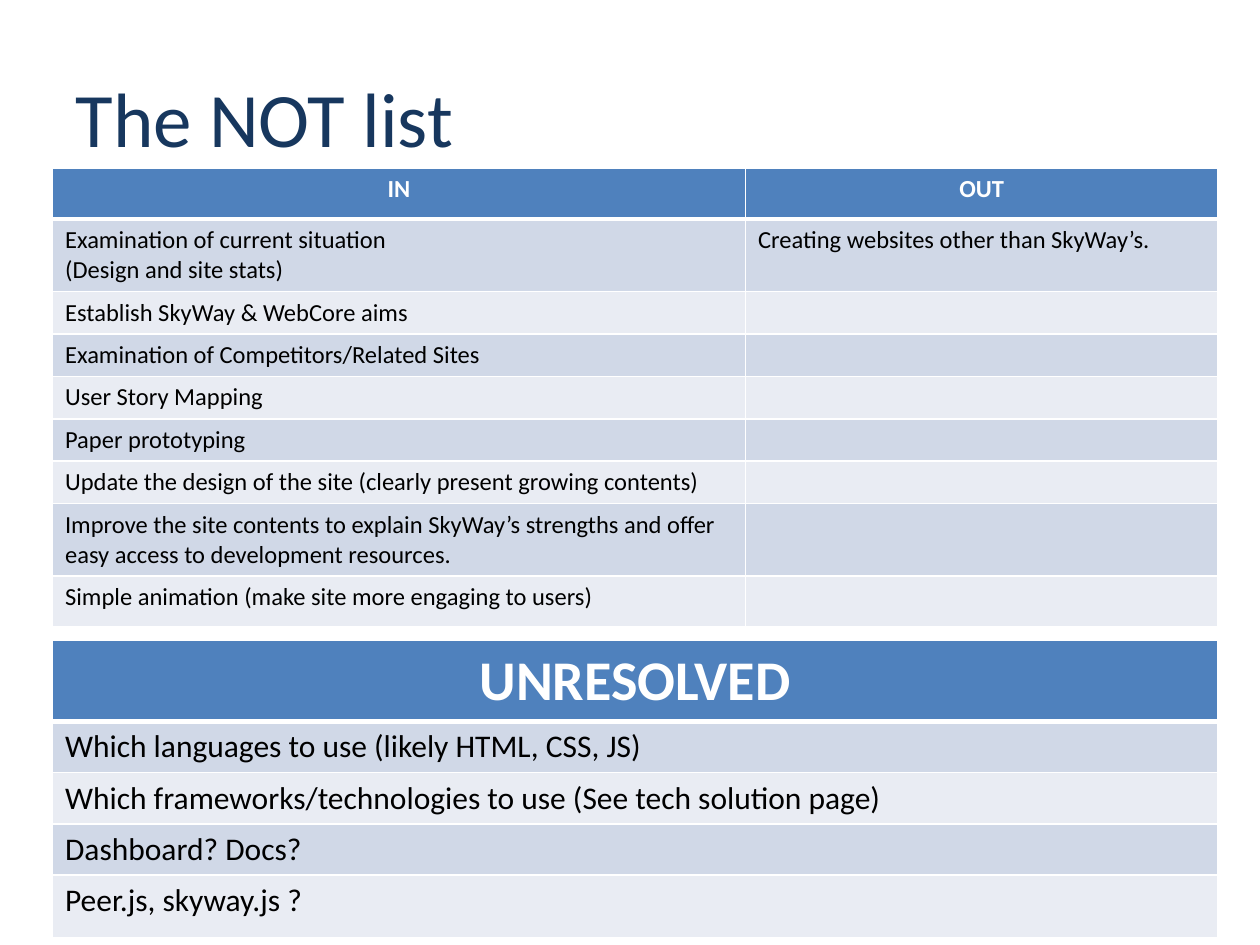
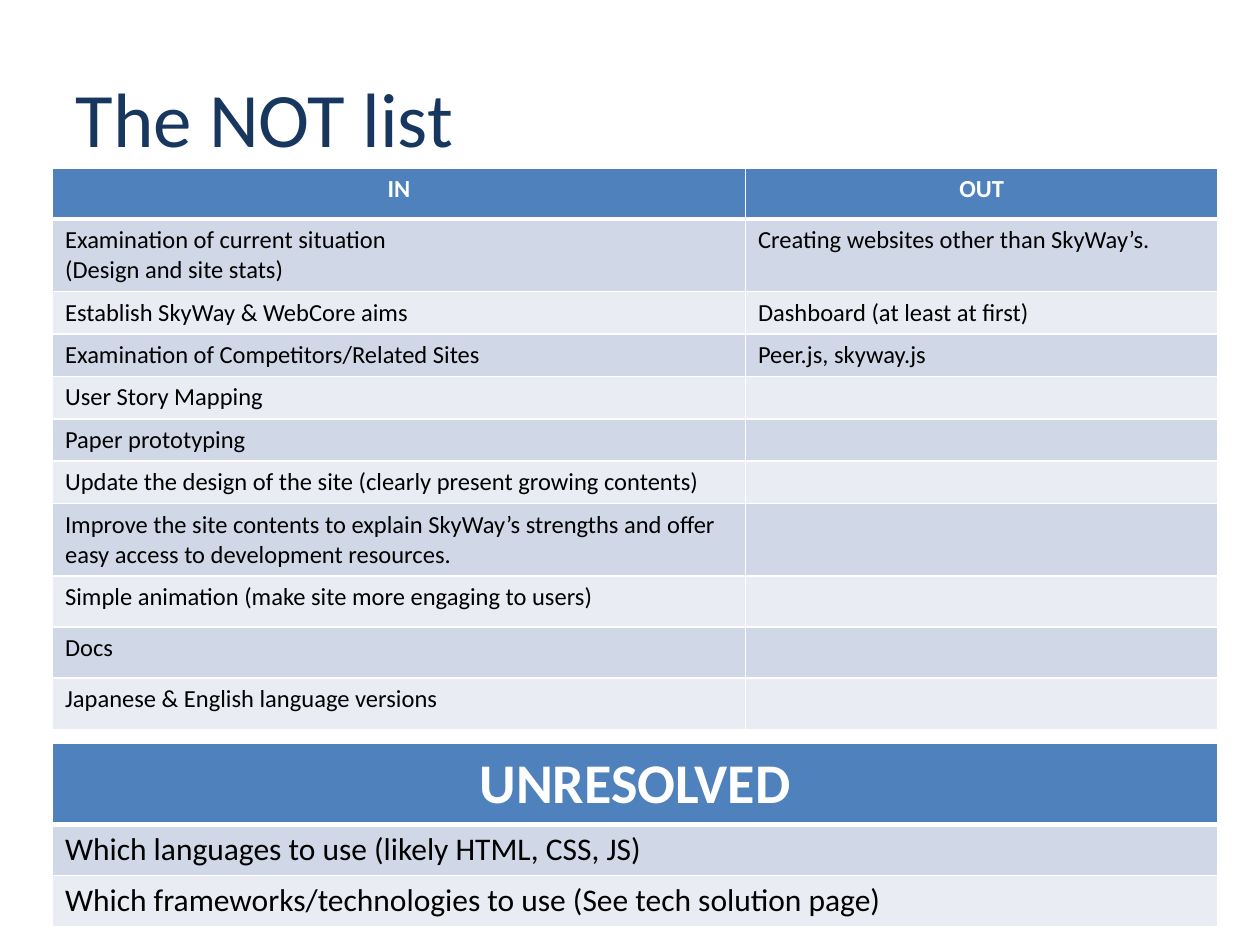
Before and after one commit to nttcom/skyway, a slide deck: slide 5 of skyway-renewal-inception-deck.pptx. Drawn at 1260x945 pixels with LibreOffice and Linux fonts; fonts in the diff are those of the drawing; background and template pictures are left out. Boxes give left, top, right and bottom in pixels: in the first picture for what was removed or moved away, otherwise in the second. Text is boxed around its words. In the diff, an @@ line names an element or a change of style, - is before the commit and + after.

```diff
--- a/skyway-renewal-inception-deck.pptx
+++ b/skyway-renewal-inception-deck.pptx
@@ table at <box>53,168,1218,724</box> @@
-row 3, column 2: 
+row 3, column 2: Dashboard (at least at first)
-row 4, column 2: 
+row 4, column 2: Peer.js, skyway.js
+row 10: Docs | 
+row 11: Japanese & English language versions | 
@@ table at <box>53,743,1218,924</box> @@
-row 4: Dashboard? Docs?
-row 5: Peer.js, skyway.js ?
@@ table: place and size @@
-table at <box>53,640,1218,934</box>
+table at <box>53,743,1218,924</box>
```
Also in this commit, not shown: 3 other slides changed.
